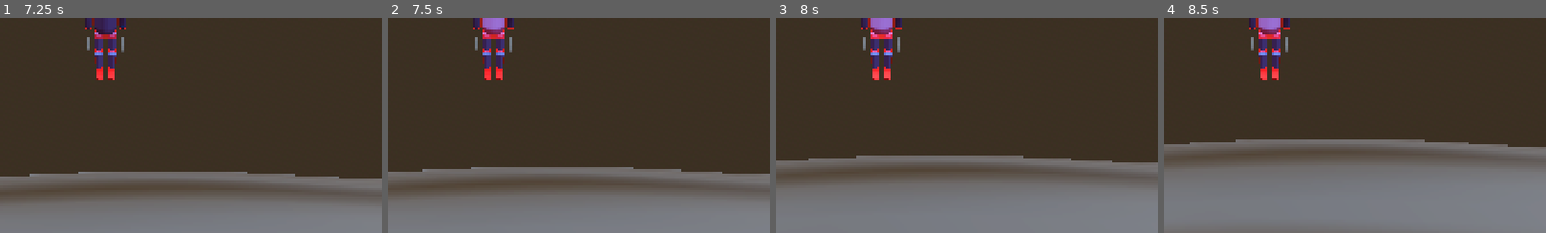
Above: before the commit, frames 1-4 (left to right).
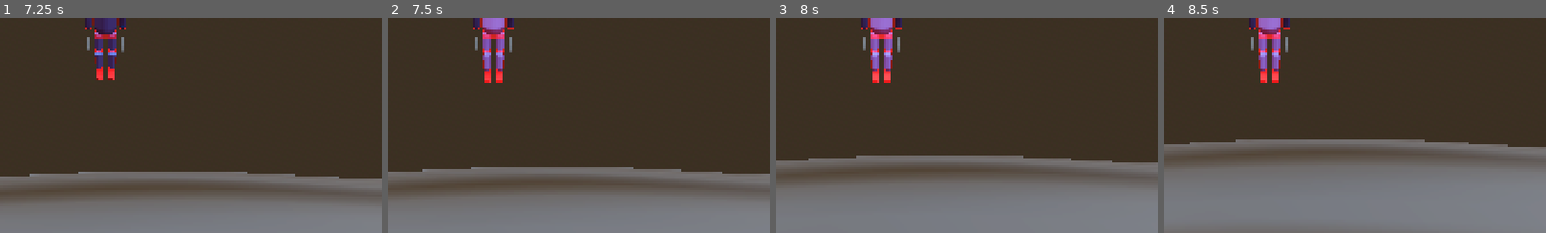
Above: after the commit, the same moments.

Repository: kimhanui/ski-boarder
Game: Godot game, scene res://scenes/ui/title_screen.tscn
Two runs of this game, one before a commit and one after it. Both use one fixed random seed, a clock stepped at 60 frames per second and the inputs below.
Inputs (mouse positions are % of the whole screen's width and height, from its top left):
- Up to frame 1 (7.25 s): click "게임 시작" at 0.5 s; click "Easy" at 1.25 s; click "Normal" at 2 s; click "Normal" at 2.75 s; click "Medium" at 3.5 s; click "Easy" at 4.25 s; click "Hard" at 5 s; click "Regenerate Terrain" at 5.75 s; click "Sparse" at 6.5 s
- Up to frame 2 (7.5 s): move the mouse to (45, 70) at 7.27 s; hold W (move_forward) from 7.28 s (still down); hold Shift (sprint) from 7.28 s (still down); click (45, 70) at 7.42 s
- Up to frame 3 (8 s): keep holding W (move_forward); keep holding Shift (sprint); tap Space (jump) at 7.52 s
- Up to frame 4 (8.5 s): release W (move_forward) at 8 s; release Shift (sprint) at 8 s; drag from (80, 65) to (45, 70) at 8.02 s
The pictures show only the part of the screen within x 36-86%, y 50-100%; the shares and areas given below are measured in that part.

Frame 1 is identical in both runs. In frame 2, 0.7% of the frame differs, in the area x 24-31%, y 7-31%; in frame 3, 0.7%; in frame 4, 0.7%.

Commit message:
Add knee bending animation for RIDING state
Riding Stance Improvement:
- Add target_leg_bend variable to control knee bending angle
- Proper ski stance: knees bent -25° while riding/skating
- Natural pose: upper body lean (-45°) + knee bend (-25°) work together

State-specific Knee Angles:
- IDLE: 0° (straight legs)
- RIDING/Skating: -25° (proper ski stance)
- Braking: -15° (slight knee bend)
- FLIP: Unchanged (trick poses)

Implementation:
- Apply knee bending in _update_riding_animations()
- Smooth transitions with lerp (ANIMATION_SPEED)
- Independent left/right leg control

Before: Unnatural pose (upper body bent, legs straight)
After: Realistic ski stance (coordinated upper/lower body)

🤖 Generated with [Claude Code](https://claude.com/claude-code)

Co-Authored-By: Claude <noreply@anthropic.com>

Diff:
--- a/scripts/player/player_v3.gd
+++ b/scripts/player/player_v3.gd
@@ -618,19 +618,25 @@
 
 func _update_riding_animations(is_moving_forward: bool, is_braking: bool, turn_input: float, delta: float) -> void:
 	# Lean system
+	var target_leg_bend = 0.0  # Target knee bending angle
+
 	if is_braking:
 		target_lean = -20.0
 		target_upper_lean = -10.0
+		target_leg_bend = -15.0  # Slight knee bend while braking
 	elif is_moving_forward:
 		target_lean = 0.0
 		target_upper_lean = -45.0
+		target_leg_bend = -25.0  # Proper ski stance - knees bent
 		_update_arm_swing(delta)
 	elif current_speed > SKATING_SPEED_THRESHOLD:
 		target_lean = 0.0
 		target_upper_lean = -45.0
+		target_leg_bend = -25.0  # Knees bent while skating
 	else:
 		target_lean = 0.0
 		target_upper_lean = -15.0
+		target_leg_bend = 0.0  # Straight legs when idle
 
 	# Always update breathing
 	_update_breathing_cycle(delta)
@@ -646,6 +652,11 @@
 		body.rotation_degrees.x = current_lean
 
 	torso.rotation_degrees.x = current_upper_lean
+
+	# Apply leg bending (knee bend for ski stance)
+	if left_leg and right_leg:
+		left_leg.rotation_degrees.x = lerp(left_leg.rotation_degrees.x, target_leg_bend, ANIMATION_SPEED * delta)
+		right_leg.rotation_degrees.x = lerp(right_leg.rotation_degrees.x, target_leg_bend, ANIMATION_SPEED * delta)
 
 	# Ski stance
 	_update_ski_stance(is_braking, delta)
